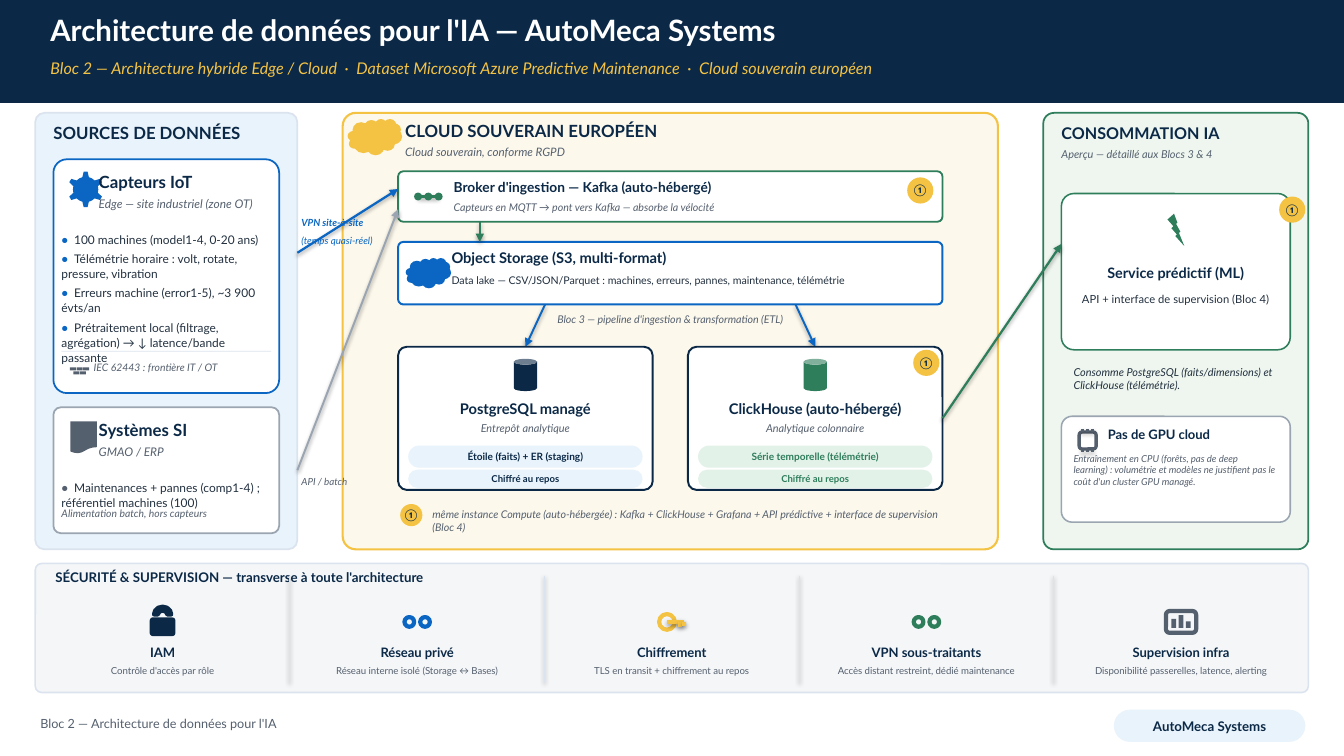
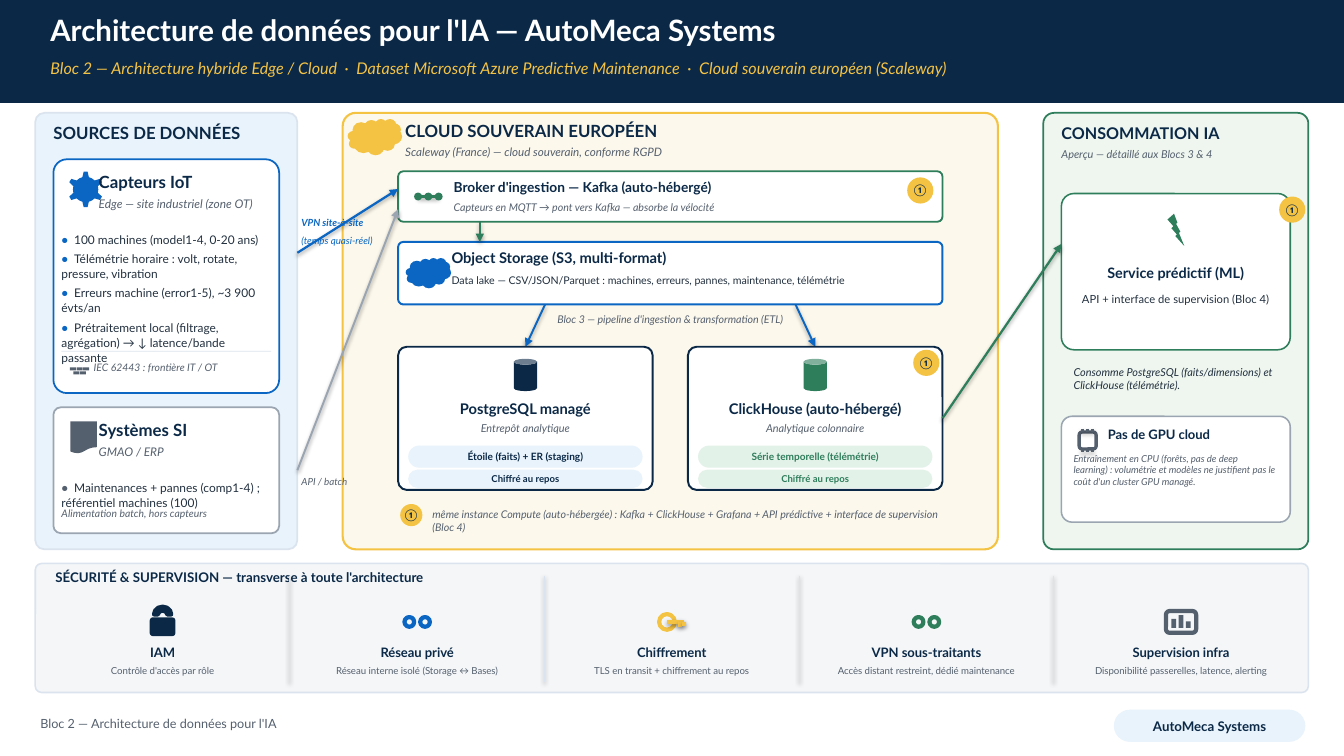
Before and after one commit to Elijoelemile/Bloc2-AutoMeca-Maintenance-Predictive-IoT-Architecture-Data, a slide deck: slide 1 of diagram/architecture-edge-cloud.pptx. Drawn at 1344x756 pixels with LibreOffice and Linux fonts; fonts in the diff are those of the drawing. Boxes give left, top, right and bottom in pixels: in the first picture for what was removed or moved away, otherwise in the second. Text is boxed around its words. In the diff, an @@ line names an element or a change of style, - is before the commit and + after.

Commit message:
mentionne Scaleway la ou le vrai deploiement est decrit
Le README et le diagramme distinguent maintenant le raisonnement
architectural (generique, valable independamment du fournisseur) de
la description du deploiement REEL effectue, qui nomme Scaleway
explicitement — coherent avec le reste du projet (documenter la
realite, pas rester evasif sur ce qui a ete concretement fait).

```diff
--- a/diagram/architecture-edge-cloud.pptx
+++ b/diagram/architecture-edge-cloud.pptx
@@ text at <box>50,61,947,77</box>: text changed @@
-Bloc 2 — Architecture hybride Edge / Cloud · Dataset Microsoft Azure Predictive Maintenance · Cloud souverain européen
+Bloc 2 — Architecture hybride Edge / Cloud · Dataset Microsoft Azure Predictive Maintenance · Cloud souverain européen (Scaleway)
@@ text at <box>405,147,662,158</box>: text changed @@
-Cloud souverain, conforme RGPD
+Scaleway (France) — cloud souverain, conforme RGPD
```
Also in this commit, not shown: 3 other files.
